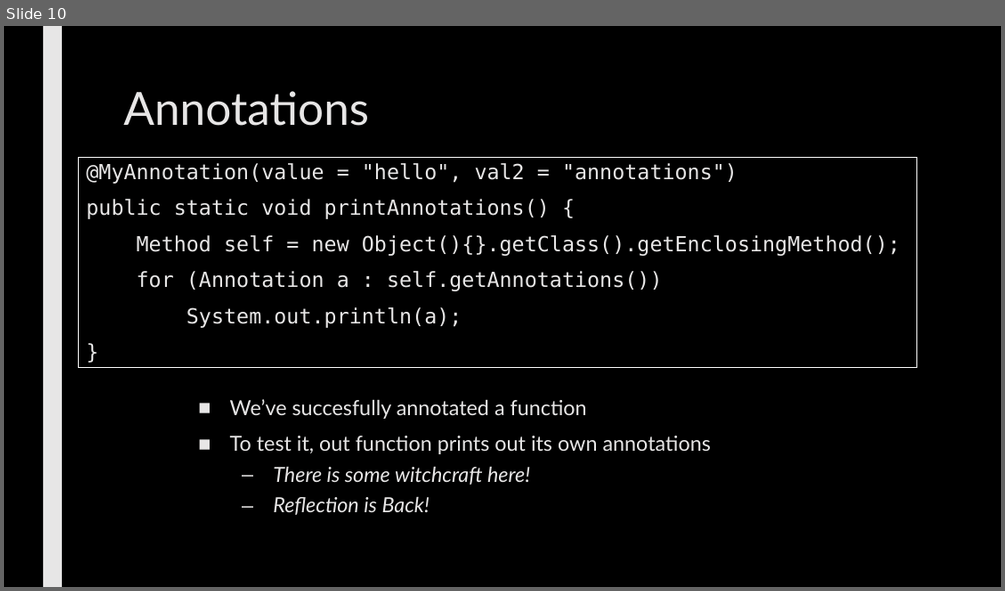
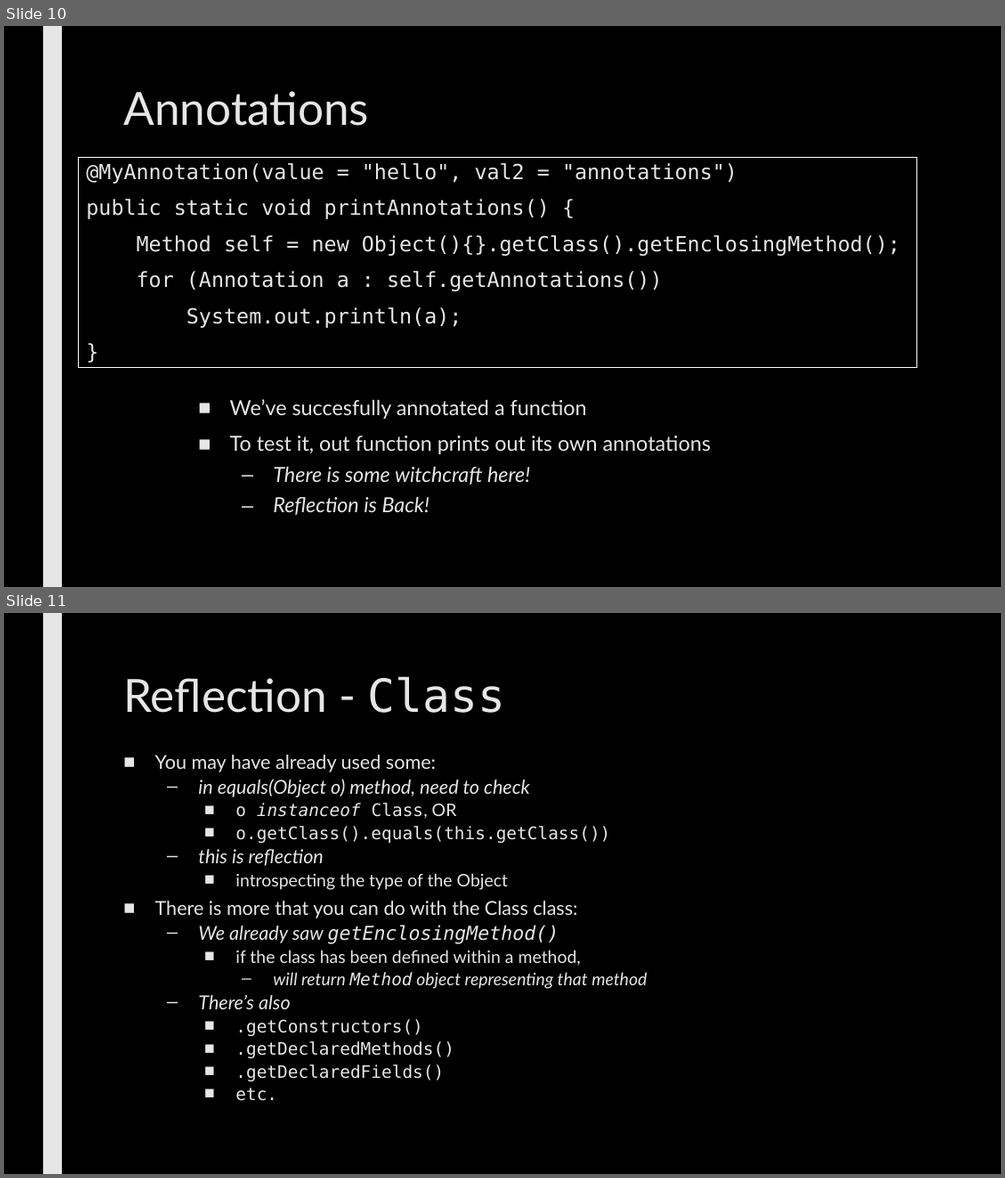
Before and after one commit to max7patek/metaprogramming, a slide deck: slides/07-JavaReflection.pptx. Shown one above the other, each under a label of ours: slide 10 before the commit, slides 10 and 11 after it. The pictures are 1005x591 and 1005x1178 pixels, drawn with LibreOffice and Linux fonts; fonts in the diff are those of the drawing. Boxes give left, top, right and bottom in pixels: in the first picture for what was removed or moved away, otherwise in the second. Text is boxed around its words. In the diff, an @@ line names an element or a change of style, - is before the commit and + after.

Commit message:
added some about reflection

```diff
--- a/slides/07-JavaReflection.pptx
+++ b/slides/07-JavaReflection.pptx
@@ slide 11 added at box(4, 613, 1001, 1174), background #000000; not listed: 1 template element that a slide beside it also shows @@
@@ title added at box(123, 676, 505, 713), 44 pt, text #E7E6E6 @@
+Reflection - Class
@@ text added at box(155, 755, 647, 1101), 16.6 pt, text #E7E6E6 @@
+■ You may have already used some:
+  – in equals(Object o) method, need to check
+    ■ o instanceof Class, OR
+    ■ o.getClass().equals(this.getClass())
+  – this is reflection
+    ■ introspecting the type of the Object
+■ There is more that you can do with the Class class:
+  – We already saw getEnclosingMethod()
+    ■ if the class has been defined within a method,
+      – will return Method object representing that method
+  – There’s also
+    ■ .getConstructors()
+    ■ .getDeclaredMethods()
+    ■ .getDeclaredFields()
+    ■ etc.
```
Also in this commit, not shown: 1 slide changed, 2 other slides added.
